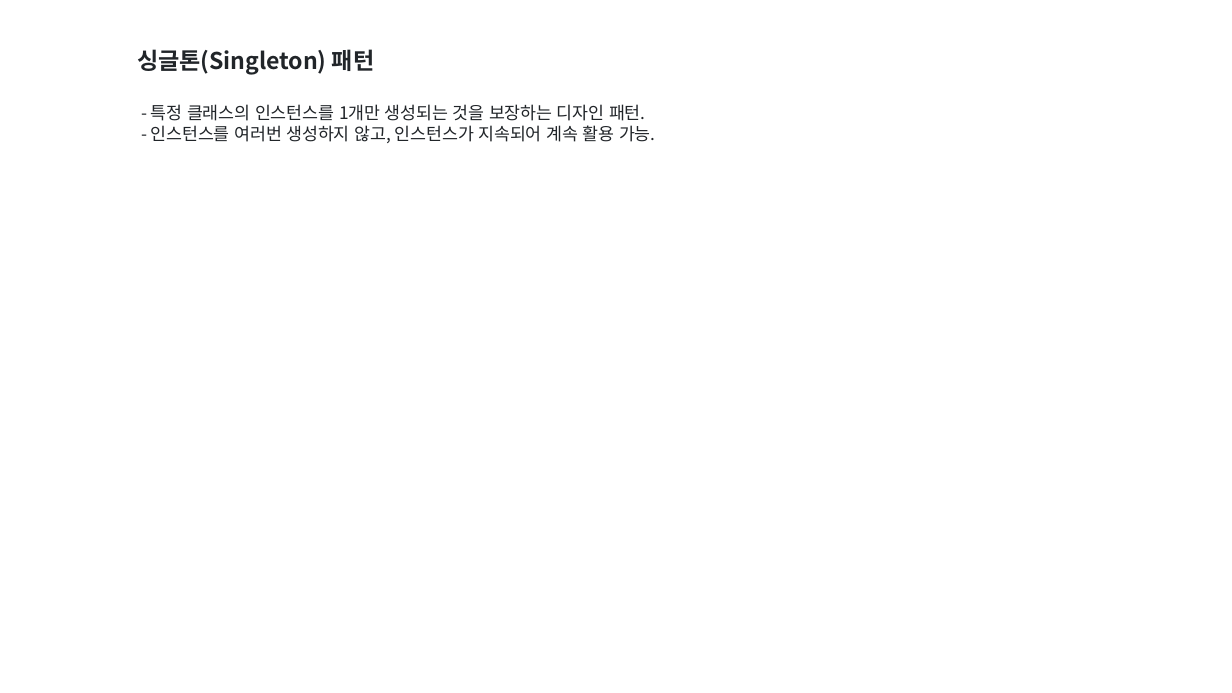
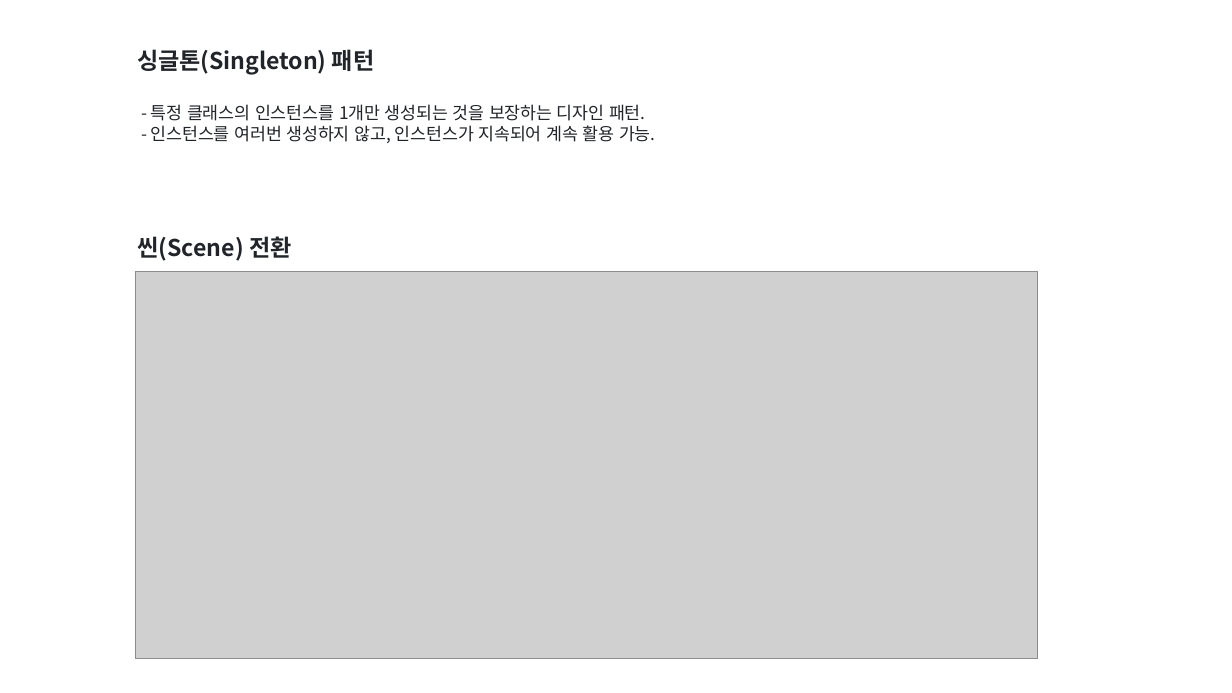
Before and after one commit to SangGyu-Lim/2025_study_lecture, a slide deck: slide 1 of client/lecture/2주차.pptx. Drawn at 1232x693 pixels with LibreOffice and Linux fonts; fonts in the diff are those of the drawing; grey boxes stand for pictures. Boxes give left, top, right and bottom in pixels: in the first picture for what was removed or moved away, otherwise in the second. Text is boxed around its words. In the diff, an @@ line names an element or a change of style, - is before the commit and + after.

```diff
--- a/client/lecture/2주차.pptx
+++ b/client/lecture/2주차.pptx
@@ rectangle added at (128, 228, 880, 314), outline #FFFFFF 0 pt, 18 pt, text #212529, bold @@
+씬(Scene) 전환
@@ picture added at (136, 272, 1039, 658) @@
```
Also in this commit, not shown: 8 other files.
